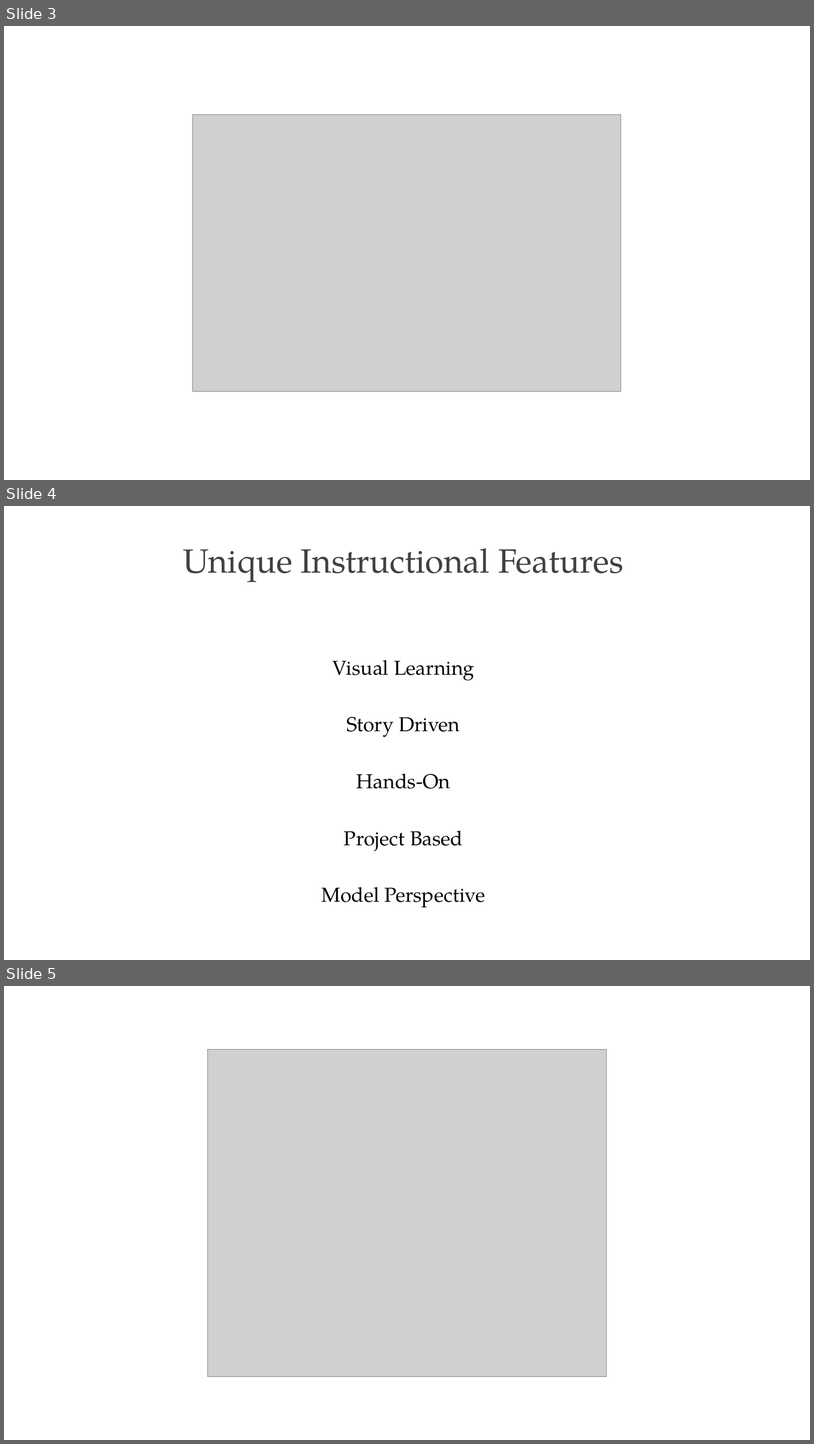
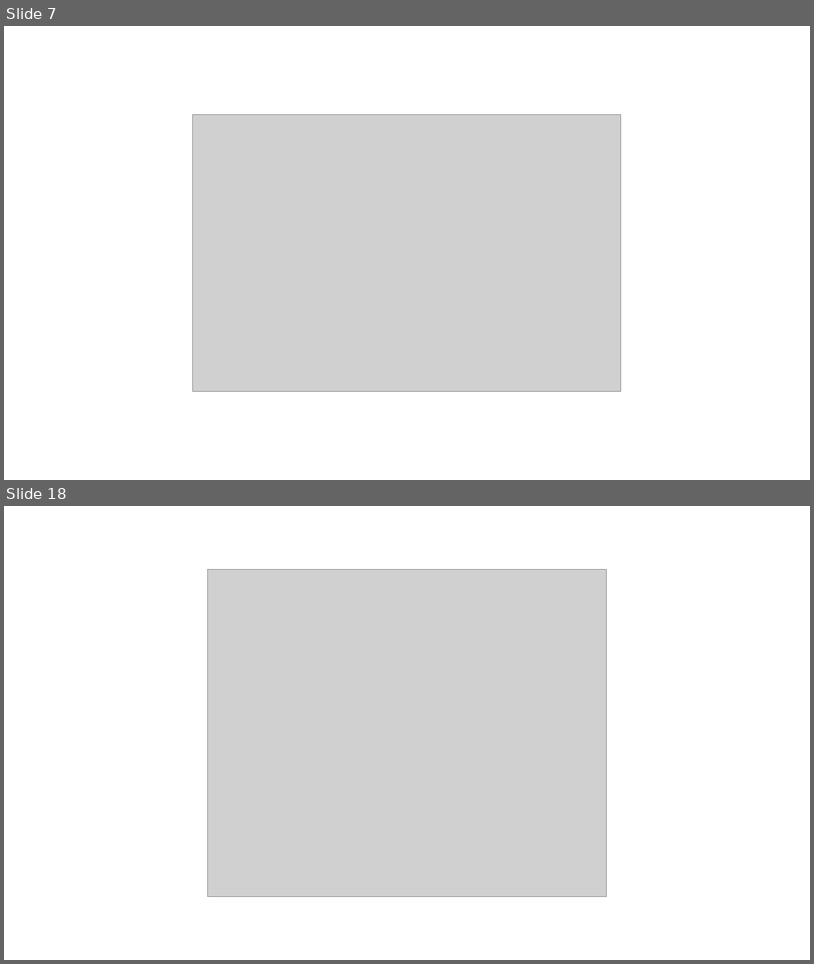
Before and after one commit to PracticumAI-Test/practicum, a slide deck: ai_workshop_presentation.pptx. Shown one above the other, each under a label of ours: slides 3, 4 and 5 before the commit, slides 7 and 18 after it; the slides between them are not shown. The pictures are 814x1444 and 814x964 pixels, drawn with LibreOffice and Linux fonts; fonts in the diff are those of the drawing; grey boxes stand for pictures. Boxes give left, top, right and bottom in pixels: in the first picture for what was removed or moved away, otherwise in the second. Text is boxed around its words. In the diff, an @@ line names an element or a change of style, - is before the commit and + after.

```diff
--- a/ai_workshop_presentation.pptx
+++ b/ai_workshop_presentation.pptx
@@ slide 4 removed at (4, 506, 810, 960), background #FFFFFF @@
@@ title removed at (183, 548, 624, 582) @@
-Unique Instructional Features
@@ text removed at (322, 660, 486, 907) @@
-Visual Learning
-Story Driven
-Hands-On
-Project Based
-Model Perspective
@@ what was slide 3 is now slide 7 @@
@@ what was slide 5 is now slide 18 @@
```
Also in this commit, not shown: 2 slides changed, 12 slides added, 6 other slides removed.
